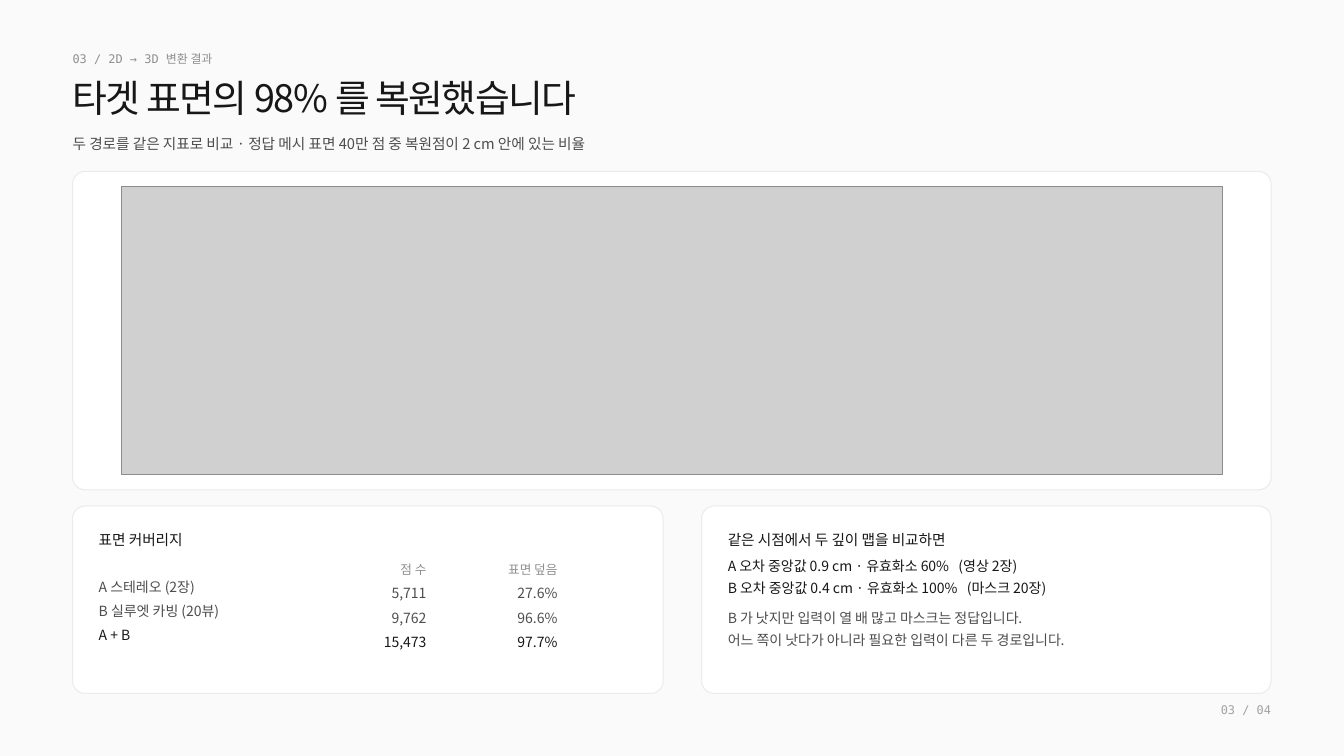
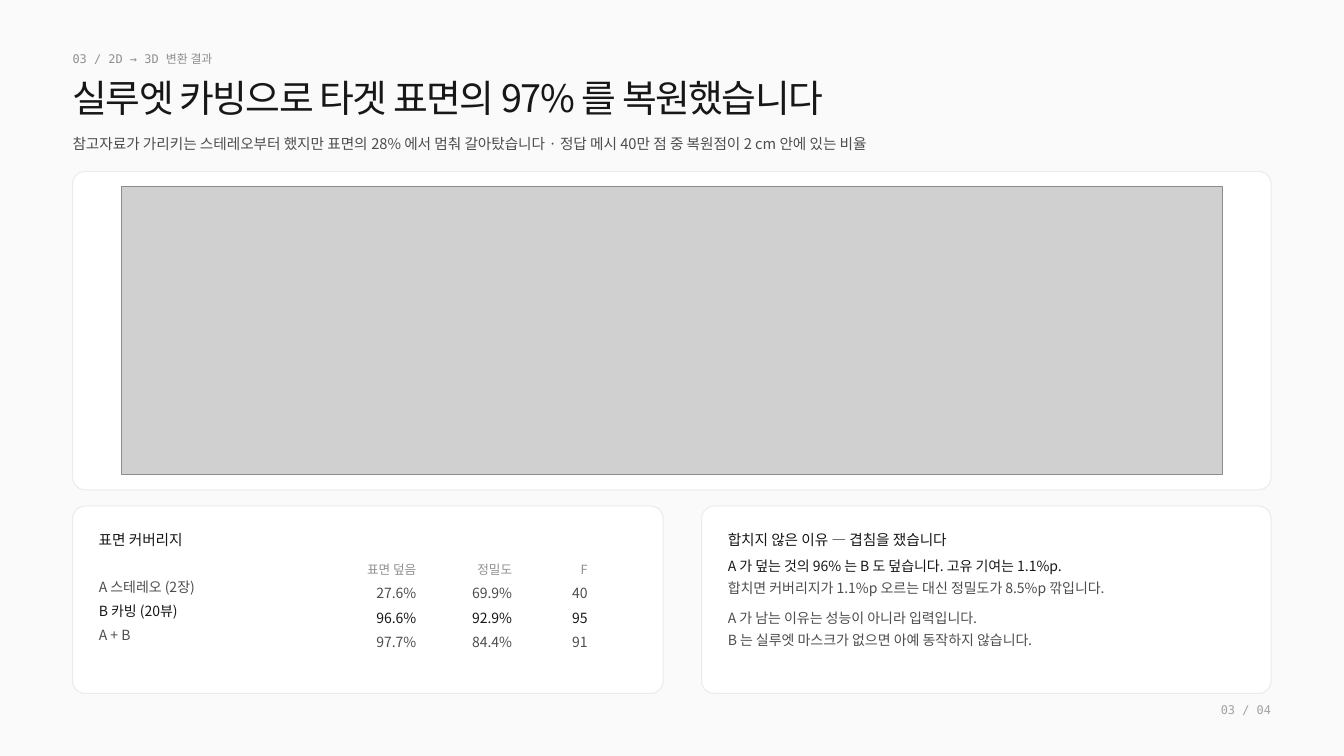
Before and after one commit to SeungWonJeong-hub/jsw-comento-bootcamp, a slide deck: slide 3 of 02_2d_to_3d/report/2차업무_정승원.pptx. Drawn at 1344x756 pixels with LibreOffice and Linux fonts; fonts in the diff are those of the drawing; grey boxes stand for pictures. Boxes give left, top, right and bottom in pixels: in the first picture for what was removed or moved away, otherwise in the second. Text is boxed around its words. In the diff, an @@ line names an element or a change of style, - is before the commit and + after.

```diff
--- a/02_2d_to_3d/report/2차업무_정승원.pptx
+++ b/02_2d_to_3d/report/2차업무_정승원.pptx
@@ text at (73, 80, 823, 115): text changed @@
-타겟 표면의 98% 를 복원했습니다
+실루엣 카빙으로 타겟 표면의 97% 를 복원했습니다
@@ text at (73, 137, 867, 150): text changed @@
-두 경로를 같은 지표로 비교 · 정답 메시 표면 40만 점 중 복원점이 2 cm 안에 있는 비율
+참고자료가 가리키는 스테레오부터 했지만 표면의 28% 에서 멈춰 갈아탔습니다 · 정답 메시 40만 점 중 복원점이 2 cm 안에 있는 비율
@@ text at (728, 532, 947, 546): text changed; size 10 to 10.5 pt @@
-A 오차 중앙값 0.9 cm · 유효화소 60% (영상 2장)
-B 오차 중앙값 0.4 cm · 유효화소 100% (마스크 20장)
-B 가 낫지만 입력이 열 배 많고 마스크는 정답입니다.
-어느 쪽이 낫다가 아니라 필요한 입력이 다른 두 경로입니다.
+합치지 않은 이유 — 겹침을 쟀습니다
@@ text removed at (728, 533, 946, 546) @@
-같은 시점에서 두 깊이 맵을 비교하면
@@ text "표면 덮음": place and size @@
-text "표면 덮음" at (508, 563, 557, 647)
+text "표면 덮음" at (367, 563, 416, 647)
@@ text removed at (384, 564, 427, 650) @@
-점 수
-5,711
-9,762
-15,473
@@ text added at (472, 564, 512, 647), 10 pt, text #4D4D4D @@
+정밀도
+69.9%
+92.9%
+84.4%
@@ text added at (572, 565, 588, 647), 10 pt, text #4D4D4D @@
+F
+40
+95
+91
@@ text added at (728, 559, 1104, 646), 10 pt, text #4D4D4D @@
+A 가 덮는 것의 96% 는 B 도 덮습니다. 고유 기여는 1.1%p.
+합치면 커버리지가 1.1%p 오르는 대신 정밀도가 8.5%p 깎입니다.
+A 가 남는 이유는 성능이 아니라 입력입니다.
+B 는 실루엣 마스크가 없으면 아예 동작하지 않습니다.
@@ text at (99, 604, 178, 619): text changed; text colour #4D4D4D to #171717 @@
-B 실루엣 카빙 (20뷰)
+B 카빙 (20뷰)
@@ text at (99, 629, 130, 640): text colour #171717 to #4D4D4D in "A + B" @@
@@ text at (376, 612, 416, 647): text colour #4D4D4D to #171717 in "96.6%"; text colour #171717 to #4D4D4D in "97.7%" @@
```
Also in this commit, not shown: 6 other files.
